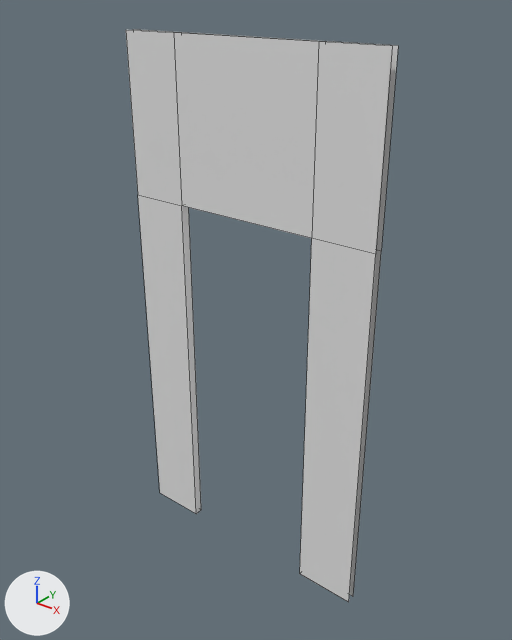
A saved change to the FBX model Assets/Meshes/SM_Frame.fbx.
Both versions are drawn from a 50 mm lens placed at (2.18, -2.64, 3.2), pointed at (0.04, 0.03, 1.54). Every picture has the same lights, and +X, +Y and +Z are marked at lower left. The first picture is the older version. Mesh edges are drawn as thin lines. Where no turn or scale is listed for an object, it has been applied to the vertices.

Objects in the first picture: 'Frame'.
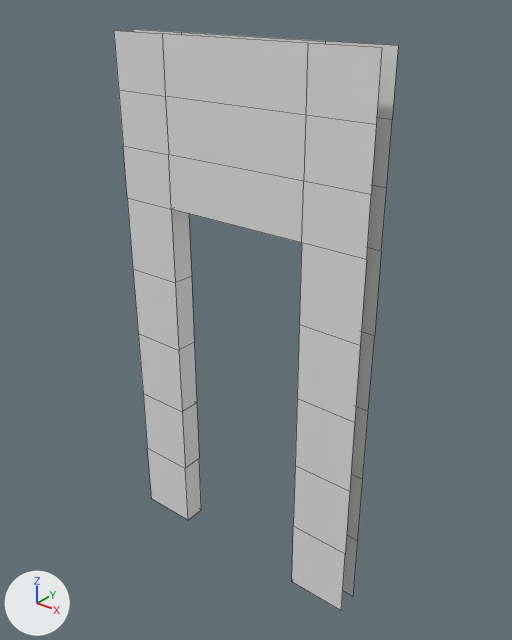
Changed parts and their boxes [x1, y1, x2, y2] in the pictures (512 x 640 px):
'Frame', reshaped
    before: [126, 29, 398, 602]
    after: [114, 29, 398, 611]

The change, as a diff of the scene's bpy script:
```diff
--- a/Assets/Meshes/SM_Frame.fbx.py
+++ b/Assets/Meshes/SM_Frame.fbx.py
@@ me_cube_016 @@
 # used by ob_frame; location = (0.0, 0.0, 0.0)
-me_cube_016.from_pydata(...)  # 24 vertices, 13 faces; spans x -0.76..0.76, y -0.03..0.03, z 0.0..2.95
+me_cube_016.from_pydata(...)  # 72 vertices, 49 faces; spans x -0.76..0.76, y -0.1..0.03, z 0.0..2.95
+# me_cube_016 part 1
+# 2 vertices are removed from x -0.76..0.76, y -0.03..-0.02, z 2.1
+# 12 faces are deleted
+# 5 vertices in x 0.42..0.76, y -0.03, z 0.0..2.95 move by (0.0, -0.07, 0.0)
+# 5 vertices in x -0.76..-0.42, y -0.02, z 0.0..2.95 move by (0.0, -0.08, 0.0)
+# 2 vertices are added at (0.76, -0.1, 2.1), (-0.76, -0.1, 2.1)
+# 8 new vertices lie (0.0, 0.0, 0.42) away from vertices in x -0.76..0.76, y -0.03..0.03, z 0.0
+# 8 new vertices lie (0.0, 0.0, 0.42) away from vertices in x -0.76..0.76, y -0.1..0.03, z 0.42
+# 8 new vertices lie (0.0, 0.0, 0.42) away from vertices in x -0.76..0.76, y -0.1..0.03, z 0.84
+# 8 new vertices lie (0.0, 0.0, 0.42) away from vertices in x -0.76..0.76, y -0.1..0.03, z 1.26
+# 8 new vertices lie (0.0, 0.0, -0.28) away from vertices in x -0.76..0.76, y -0.03..0.03, z 2.95
+# 8 new vertices lie (0.0, 0.0, -0.29) away from vertices in x -0.76..0.76, y -0.1..0.03, z 2.67
+# 48 new faces join them
```
